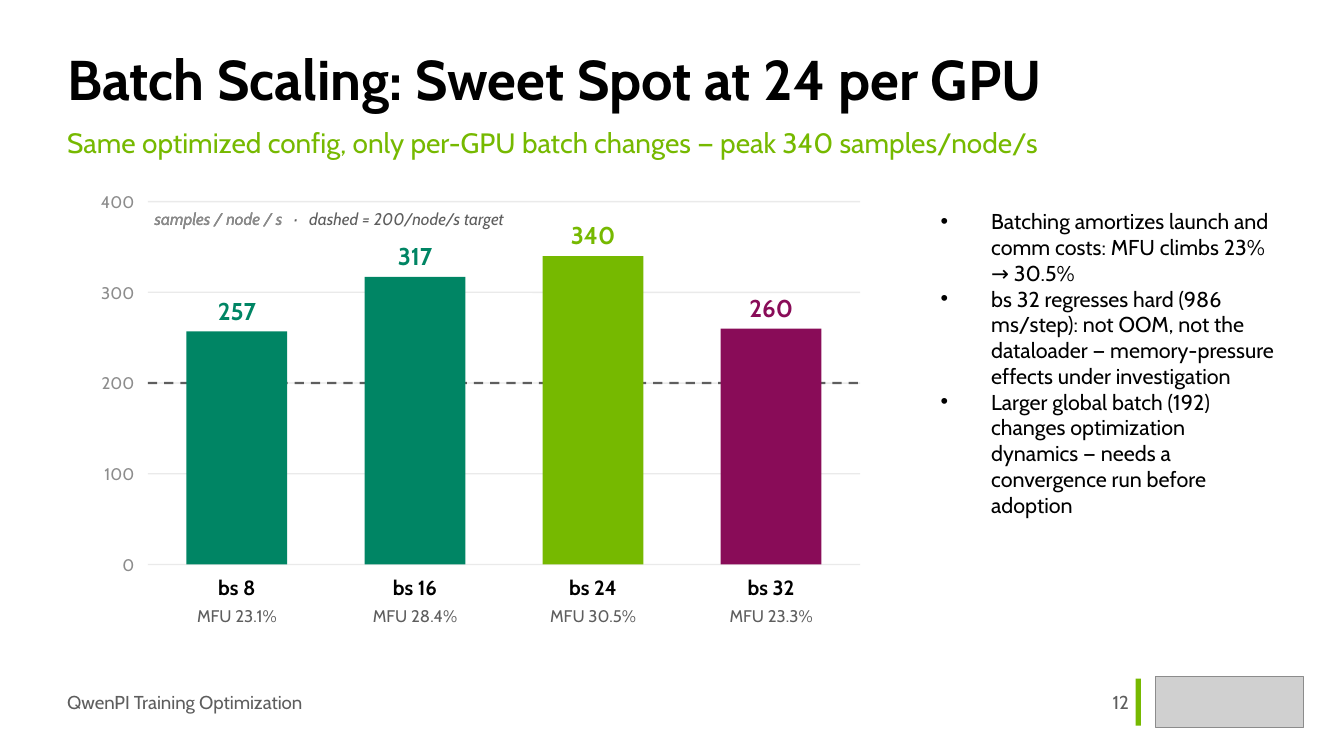
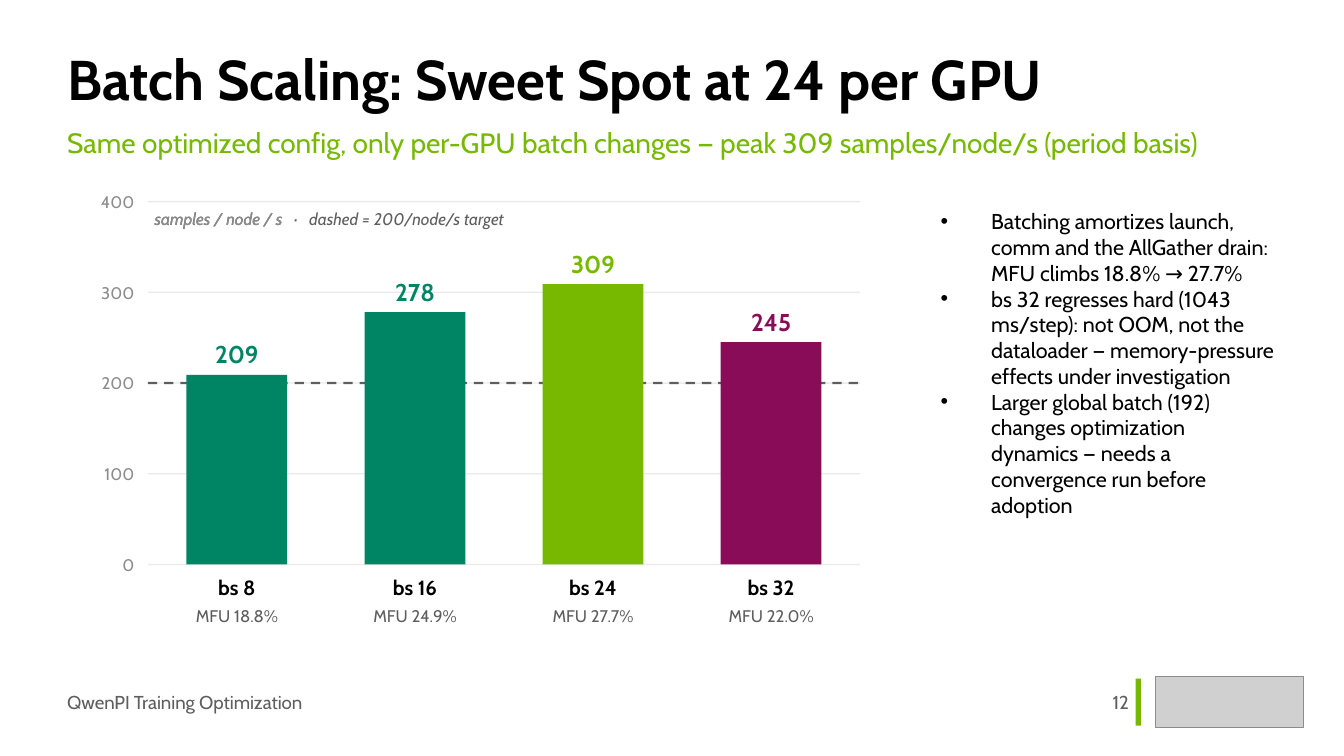
Before and after one commit to Holworth/starVLA, a slide deck: slide 12 of docs/slides/qwenpi-optimization.pptx. Drawn at 1344x756 pixels with LibreOffice and Linux fonts; fonts in the diff are those of the drawing; grey boxes stand for pictures. Boxes give left, top, right and bottom in pixels: in the first picture for what was removed or moved away, otherwise in the second. Text is boxed around its words. In the diff, an @@ line names an element or a change of style, - is before the commit and + after.

Commit message:
docs(slides): period-basis accounting deck-wide; AllGather-exposed closing timeline; 1000-step loss A/B

```diff
--- a/docs/slides/qwenpi-optimization.pptx
+++ b/docs/slides/qwenpi-optimization.pptx
@@ text at box(67, 132, 1198, 160): text changed @@
-Same optimized config, only per-GPU batch changes — peak 340 samples/node/s
+Same optimized config, only per-GPU batch changes — peak 309 samples/node/s (period basis)
@@ text at box(991, 213, 1274, 390): text changed @@
-• Batching amortizes launch and comm costs: MFU climbs 23% → 30.5%
-• bs 32 regresses hard (986 ms/step): not OOM, not the dataloader — memory-pressure effects under investigation
+• Batching amortizes launch, comm and the AllGather drain: MFU climbs 18.8% → 27.7%
+• bs 32 regresses hard (1043 ms/step): not OOM, not the dataloader — memory-pressure effects under investigation
@@ text at box(571, 255, 615, 274): text changed @@
-340
+309
@@ text at box(395, 283, 435, 302): text changed @@
-317
+278
@@ rectangle: place and size @@
-rectangle at box(543, 257, 644, 564)
+rectangle at box(543, 284, 644, 564)
@@ rectangle: place and size @@
-rectangle at box(364, 277, 465, 564)
+rectangle at box(364, 312, 465, 564)
@@ text at box(751, 313, 791, 332): text changed @@
-260
+245
@@ text at box(215, 345, 259, 364): text changed @@
-257
+209
@@ rectangle: place and size @@
-rectangle at box(720, 328, 821, 563)
+rectangle at box(720, 343, 821, 564)
@@ rectangle: place and size @@
-rectangle at box(187, 332, 288, 564)
+rectangle at box(187, 375, 288, 564)
@@ text at box(196, 610, 278, 622): text changed @@
-MFU 23.1%
+MFU 18.8%
@@ text at box(373, 610, 457, 622): text changed @@
-MFU 28.4%
+MFU 24.9%
@@ text at box(553, 610, 634, 622): text changed @@
-MFU 30.5%
+MFU 27.7%
@@ text at box(729, 610, 814, 622): text changed @@
-MFU 23.3%
+MFU 22.0%
```
Also in this commit, not shown: 6 other slides changed, 1 slide added, 1 slide removed, 1 other file.
